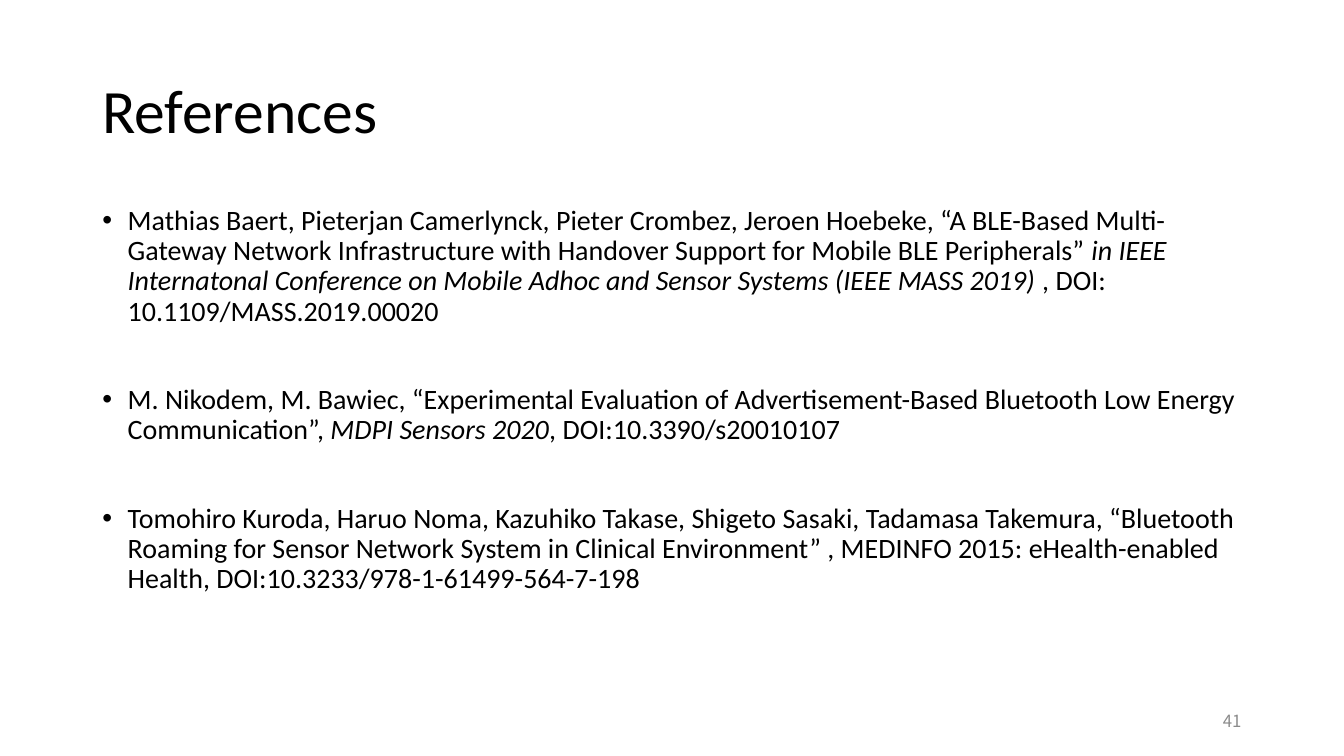
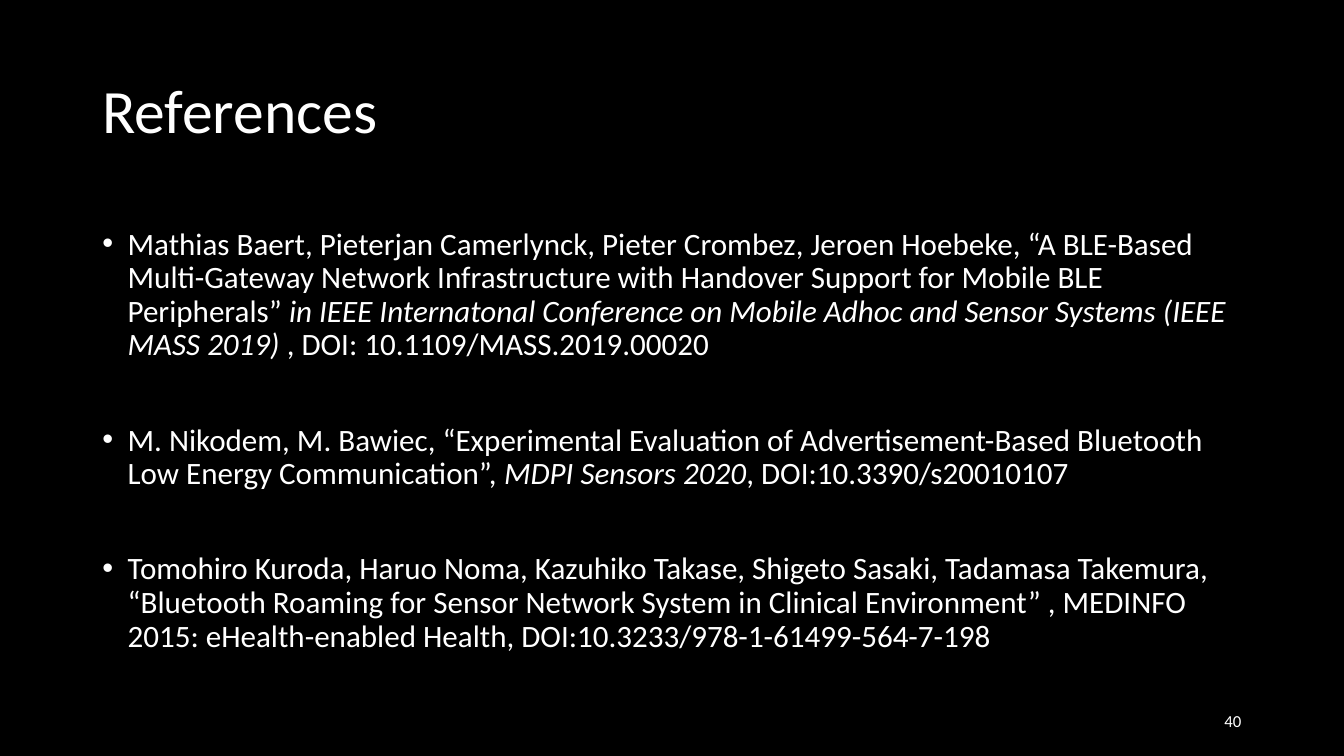
Before and after one commit to EKOISMYLOVE/NTUT_GM_PPT, a slide deck: slide 40 of A BLE-based multi-gateway network infrastructure with handover support for mobile BLE peripherals.pptx (slide 41 before the commit). Drawn at 1344x756 pixels with LibreOffice and Linux fonts; fonts in the diff are those of the drawing. Boxes give left, top, right and bottom in pixels: in the first picture for what was removed or moved away, otherwise in the second. Text is boxed around its words. In the diff, an @@ line names an element or a change of style, - is before the commit and + after.

```diff
--- a/A BLE-based multi-gateway network infrastructure with handover support for mobile BLE peripherals.pptx
+++ b/A BLE-based multi-gateway network infrastructure with handover support for mobile BLE peripherals.pptx
@@ background #FFFFFF to #000000 @@
@@ title "References" at [102,90,377,134]: text colour #000000 to #FFFFFF @@
@@ text "Mathias Baert, Pieterjan Camerlynck, Pieter ..." at [128,232,1226,651]: size 20 to 22.2 pt, text colour #000000 to #FFFFFF; vertical alignment top to middle @@
@@ page number at [1224,716,1241,727]: text changed; font Noto Sans CJK TC to Calibri; text colour #8C8C8C to #FFFFFF @@
-41
+40
```
Also in this commit, not shown: 37 other slides changed, 2 slides added, 3 slides removed.
